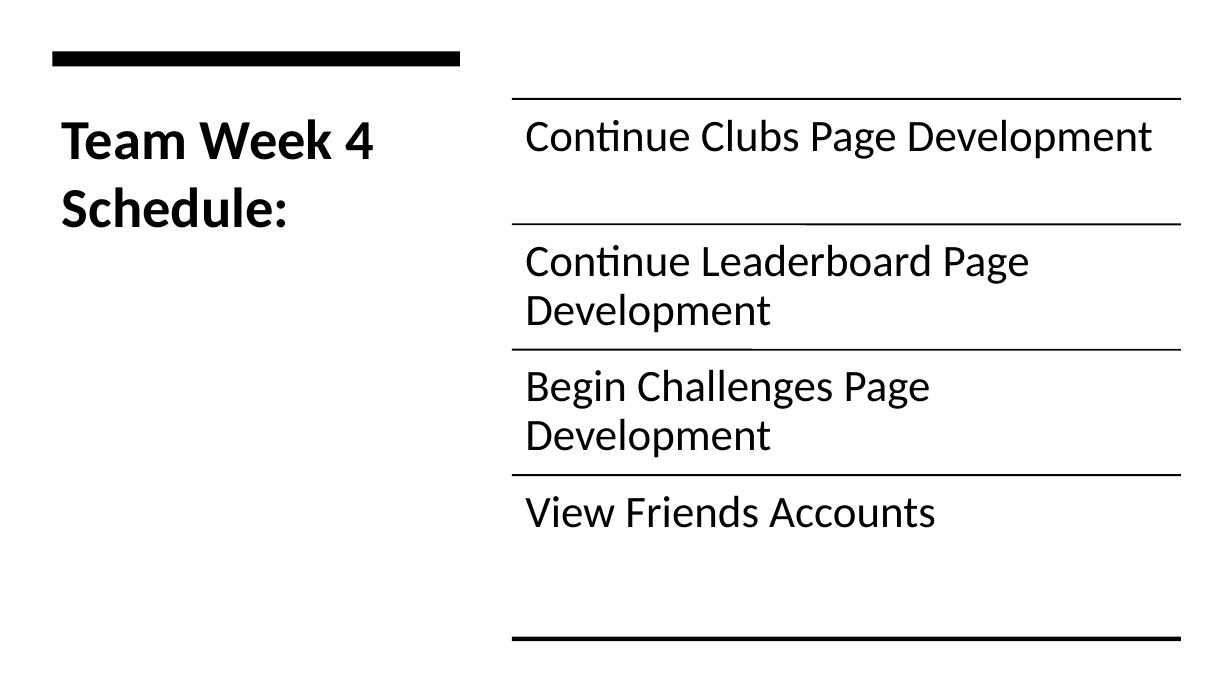
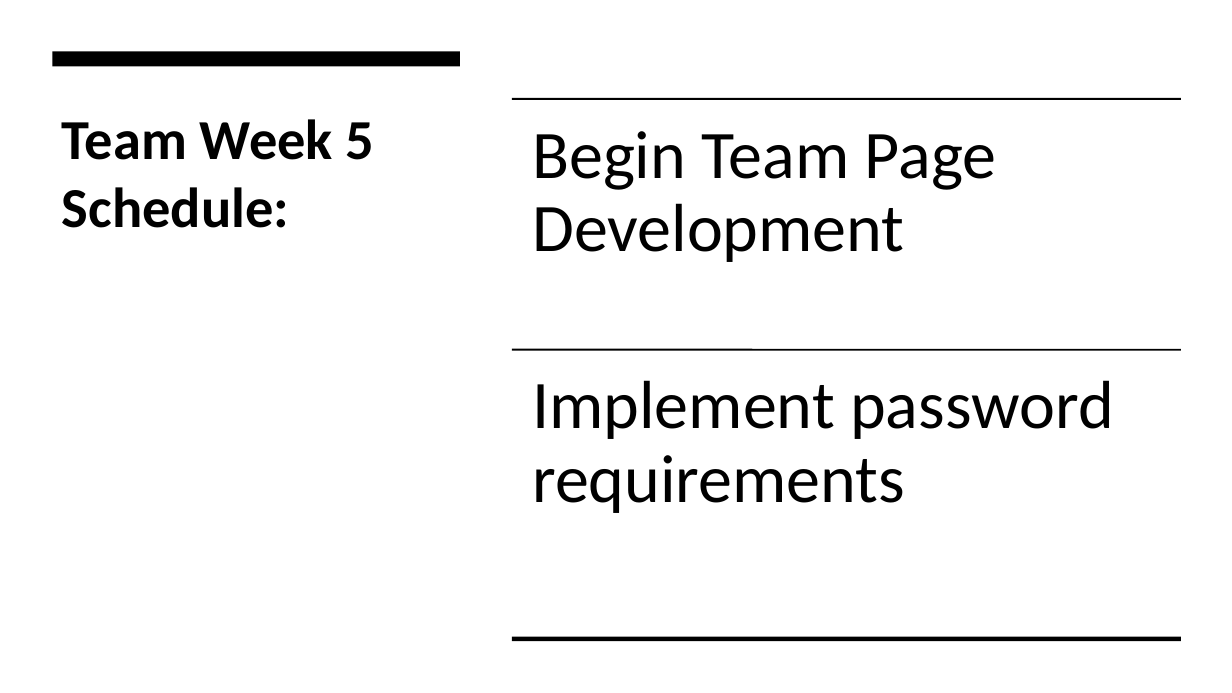
Before and after one commit to jjdeuce06/VulcanActivityTracker, a slide deck: slide 6 of Documentation/Weekly Report/week4/CMSC-4920-Group2-Week4.pptx. Drawn at 1232x693 pixels with LibreOffice and Linux fonts; fonts in the diff are those of the drawing. Boxes give left, top, right and bottom in pixels: in the first picture for what was removed or moved away, otherwise in the second. Text is boxed around its words. In the diff, an @@ line names an element or a change of style, - is before the commit and + after.

```diff
--- a/Documentation/Weekly Report/week4/CMSC-4920-Group2-Week4.pptx
+++ b/Documentation/Weekly Report/week4/CMSC-4920-Group2-Week4.pptx
@@ title at (x1=62, y1=119, x2=375, y2=228): text changed @@
-Team Week 4 Schedule:
+Team Week 5 Schedule:
@@ text at (x1=532, y1=131, x2=997, y2=262): text changed; size 35 to 53 pt @@
-Begin Challenges Page Development
+Begin Team Page Development
@@ text added at (x1=532, y1=380, x2=1114, y2=513), 53 pt, text #000000 @@
+Implement password requirements
@@ group removed at (x1=512, y1=119, x2=1181, y2=528): 3 texts, 2 lines @@
-Continue Clubs Page Development
-Continue Leaderboard Page Development
-View Friends Accounts
```
Also in this commit, not shown: 2 other slides changed, 1 other file.
